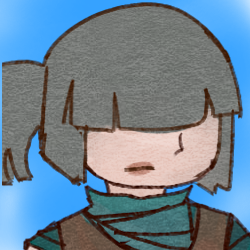
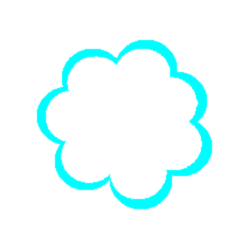
Comparing the layer stacks of the two w=250, h=250 images. Changes:
added layer "poof" above "thug 2" over [36, 39, 213, 210]
hid "thug 2" over [2, 2, 250, 250]
hid "background" over [0, 0, 250, 250]
